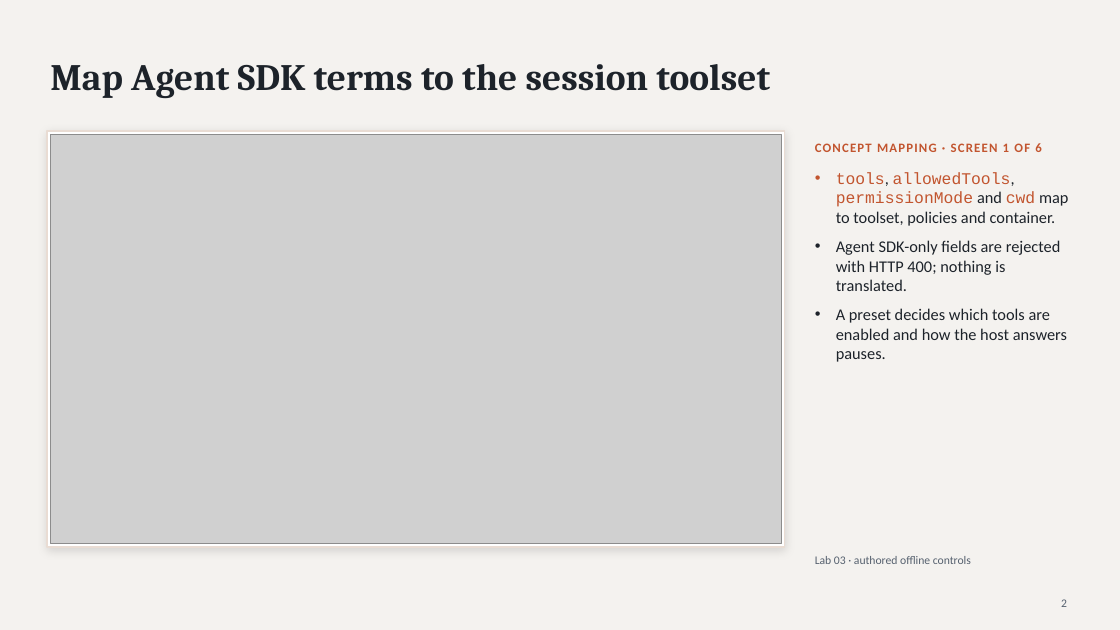
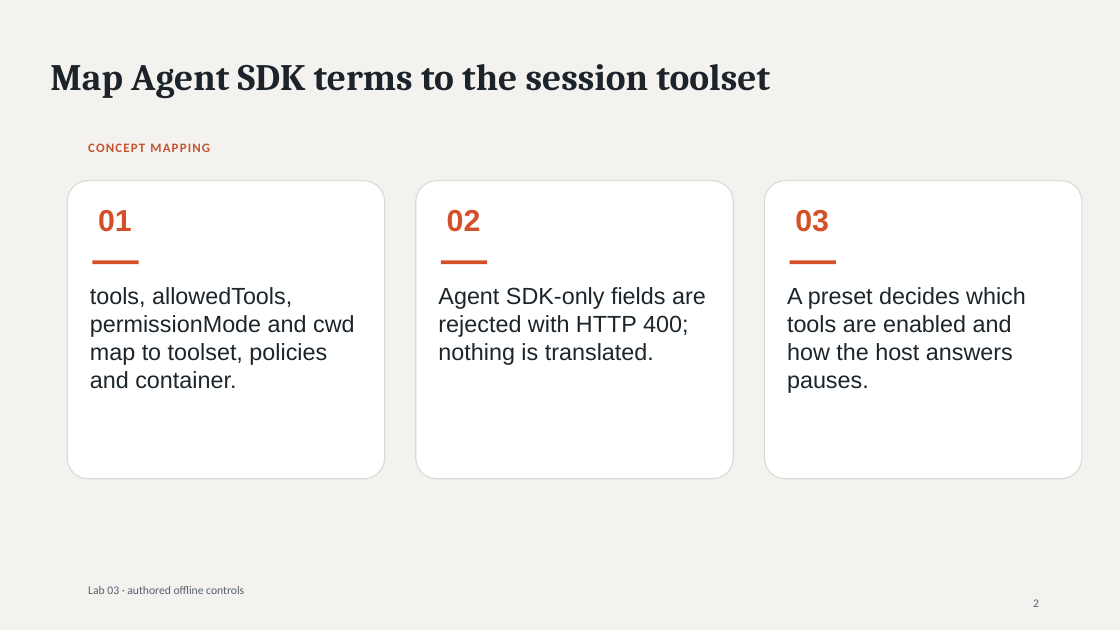
Before and after one commit to luiscoco/Udemy-claude-managed-agents-Lab-75, a slide deck: slide 2 of presentations/lab03/output/Lab03-Claude-Managed-Agents-Built-in-Tools.pptx. Drawn at 1120x630 pixels with LibreOffice and Linux fonts; fonts in the diff are those of the drawing; grey boxes stand for pictures. Boxes give left, top, right and bottom in pixels: in the first picture for what was removed or moved away, otherwise in the second. Text is boxed around its words. In the diff, an @@ line names an element or a change of style, - is before the commit and + after.

```diff
--- a/presentations/lab03/output/Lab03-Claude-Managed-Agents-Built-in-Tools.pptx
+++ b/presentations/lab03/output/Lab03-Claude-Managed-Agents-Built-in-Tools.pptx
@@ rectangle removed at [47, 131, 785, 547] @@
@@ picture removed at [50, 134, 781, 544] @@
@@ text at [88, 143, 210, 152]: text changed @@
-CONCEPT MAPPING · SCREEN 1 OF 6
+CONCEPT MAPPING
@@ text at [836, 172, 1068, 291]: paragraphs removed @@
-• tools, allowedTools, permissionMode and cwd map to toolset, policies and container.
-• Agent SDK-only fields are rejected with HTTP 400; nothing is translated.
@@ rounded rectangle added at [67, 181, 385, 479], fill #FFFFFF, outline #DADBD7 1 pt @@
@@ rounded rectangle added at [416, 181, 734, 479], fill #FFFFFF, outline #DADBD7 1 pt @@
@@ rounded rectangle added at [765, 181, 1082, 479], fill #FFFFFF, outline #DADBD7 1 pt @@
@@ text added at [98, 210, 132, 232], 26 pt, text #D45029, bold @@
+01
@@ text added at [447, 210, 481, 232], 26 pt, text #D45029, bold @@
+02
@@ text added at [795, 210, 829, 232], 26 pt, text #D45029, bold @@
+03
@@ rectangle added at [92, 260, 139, 264], fill #D45029 @@
@@ rectangle added at [441, 260, 487, 264], fill #D45029 @@
@@ rectangle added at [790, 260, 836, 264], fill #D45029 @@
@@ text added at [90, 287, 355, 389], 20 pt, text #1B252C @@
+tools, allowedTools, permissionMode and cwd map to toolset, policies and container.
@@ text added at [438, 287, 706, 365], 20 pt, text #1B252C @@
+Agent SDK-only fields are rejected with HTTP 400; nothing is translated.
@@ text "A preset decides which tools ...": place and size @@
-text "A preset decides which tools ..." at [836, 172, 1068, 362]
+text "A preset decides which tools ..." at [787, 287, 1026, 393]
@@ text "A preset decides which tools ..." at [787, 287, 1026, 393]: size 14 to 20 pt, font Calibri to Arial, text colour #1D232A to #1B252C; bullet • to none; less space between paragraphs @@
@@ text "Lab 03 · authored offline ...": place and size @@
-text "Lab 03 · authored offline ..." at [815, 556, 971, 564]
+text "Lab 03 · authored offline ..." at [88, 586, 244, 594]
@@ text "2" at [1033, 599, 1039, 607]: alignment right to left @@
```
Also in this commit, not shown: 21 other slides changed, 3 slides added, 4 other files.
